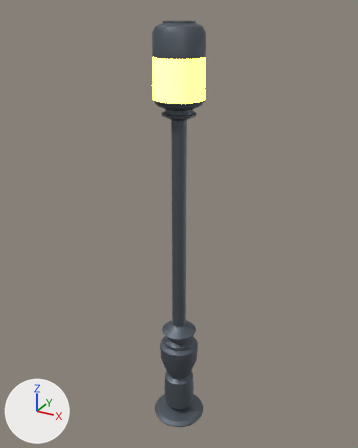
One commit to the FBX model Explorer/Assets/DCL/Roads/Data/RoadAssets/RoadRedesign/Lamp01.fbx: the scene before it, then after it.
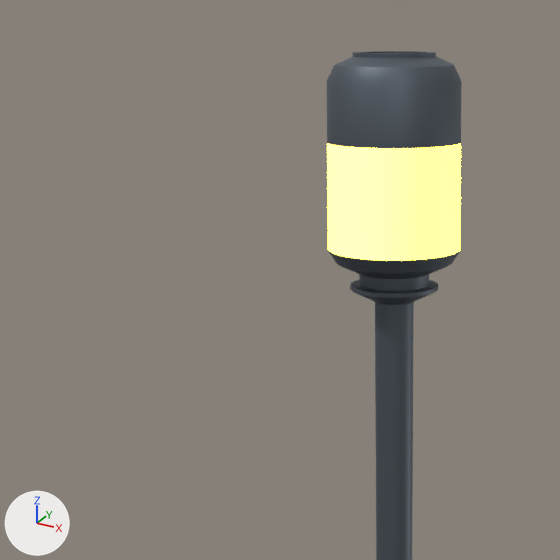
Each version appears first whole from a camera (50 mm lens) standing at (2.68, -4.88, 5.39) and looking at (-0.06, 0.1, 2.9), and next in a close-up on the part from 6% to 68% of the width and 0% to 50% of the height. Arrows for +X, +Y and +Z are at lower left; the lights stay in place. Objects named as collision shapes, trigger or cutter boxes, shadow casters or lower levels of detail are left out. Where no turn or scale is listed for an object, it has been applied to the vertices. Vertices at the same position are counted once.

The first close-up shows 'Lamp_LOD0'.
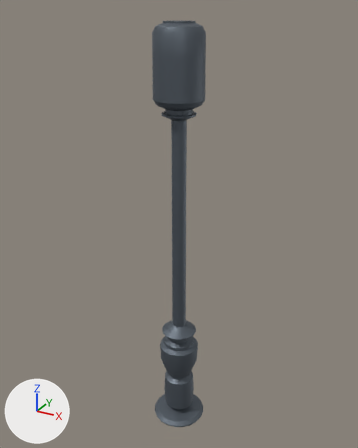
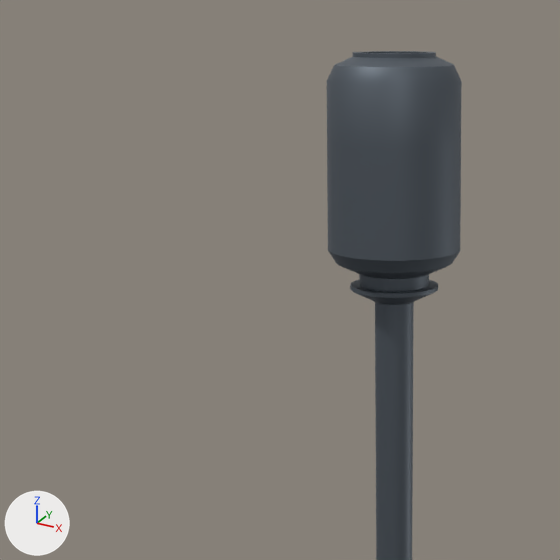
Boxes [x1, y1, x2, y2] around the edits, measured in the close-ups (560 x 560 px):
part 1 of me_cylinder_022, recoloured
    both: [327, 143, 461, 261]

What the commit changed:
me_cylinder_022 has 700 vertices, 681 faces and spans x -0.36..0.36, y -0.36..0.36, z 0.0..5.25.
me_cylinder_022 is used by ob_lamp_lod0; location (0.0, 0.0, 0.0).
me_cylinder_022 part 1: all 20 faces that had it switch from mat_lampemissive_mat (white #e7e7e7) to mat_lamp_mat (its picture is missing).
